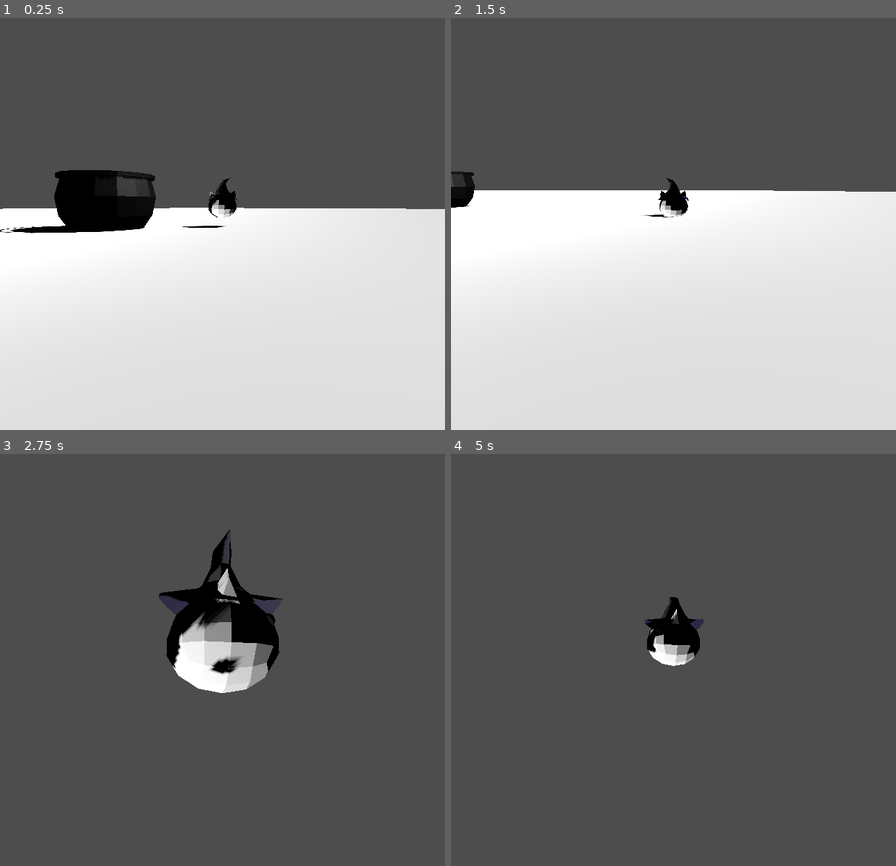
Above: before the commit, frames 1-4 (two rows, left to right).
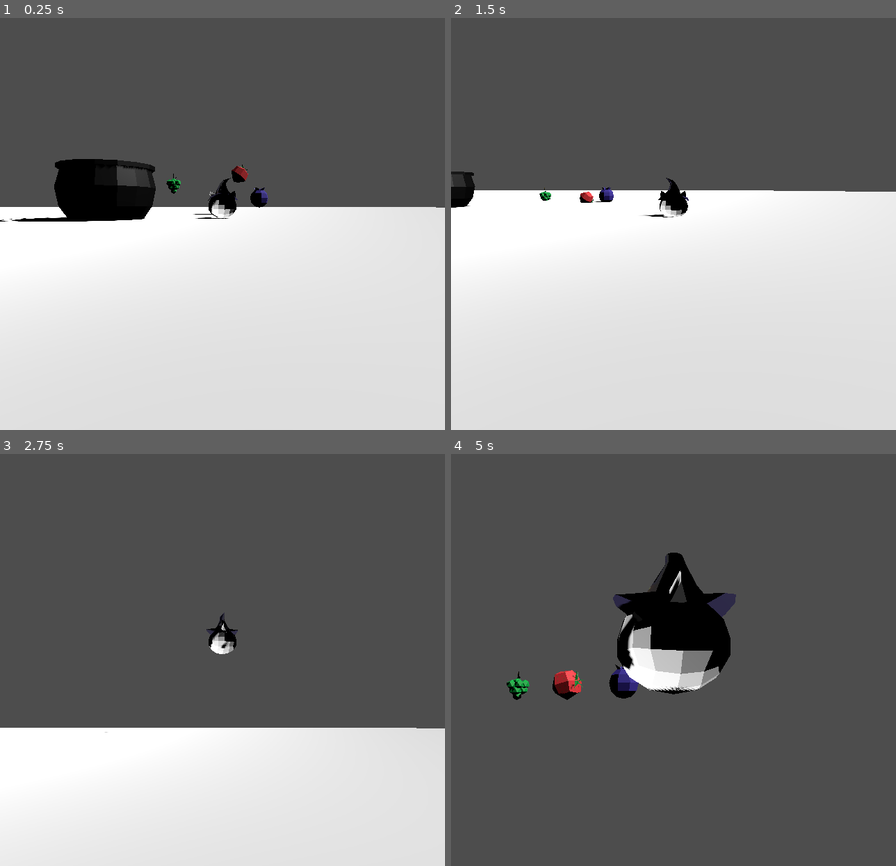
Above: after the commit, the same moments.

Repository: XMNNguyen/Godot-Wild-Jam-92
Game: Godot game, scene res://Scenes/main.tscn
The game is run twice, just before and just after one commit, with the same random seed, the same clock (stepped at 60 frames per second) and the same inputs.
Inputs (mouse positions are in pixels of both pictures, inside the frame that each line leads up to):
- Up to frame 1 (0.25 s): no input
- Up to frame 2 (1.5 s): move the mouse to (771, 182) at 0.52 s; hold D (move_right) 0.53-1.28 s; tap Shift (dash) at 0.6, 1.35 s; tap Space (jump) at 0.77 s; move the mouse to (584, 228) at 1.27 s; hold S (move_down) from 1.28 s (still down)
- Up to frame 3 (2.75 s): tap Space (jump) at 1.52 s; move the mouse to (267, 540) at 2.02 s; release S (move_down) at 2.03 s; hold D (move_right) from 2.03 s (still down); tap Shift (dash) at 2.1 s
- Up to frame 4 (5 s): move the mouse to (651, 730) at 2.77 s; release D (move_right) at 2.78 s; hold W (move_up) 2.78-3.53 s; tap Shift (dash) at 2.85, 3.6, 4.35 s; tap Space (jump) at 3.02, 3.77, 4.52 s; move the mouse to (807, 709) at 3.52 s; hold A (move_left) from 3.53 s (still down); move the mouse to (540, 573) at 4.27 s

The runs differ from the first frame. In frame 1, 2.3% of the frame differs, in the area x 0-100%, y 34-53%; in frame 2, 0.2%; in frame 3, 39%, in the area x 0-100%, y 18-100%; in frame 4, 6.2%.

Commit message:
added fruit to scene

Diff:
--- /dev/null
+++ b/godot-wild-jam-92/Scenes/Fruits/blueberry.tscn
@@ -0,0 +1,19 @@
+[gd_scene format=3 uid="uid://cud8jau4hfkei"]
+
+[ext_resource type="Script" uid="uid://qx3v4sr31i0s" path="res://Scripts/Assets/Fruits/fruit.gd" id="1_ar2up"]
+[ext_resource type="PackedScene" uid="uid://b1of5dmcdwir7" path="res://Art+Sprites/Fruit/Blueberry/Blueberry.glb" id="2_4cmrj"]
+
+[sub_resource type="SphereShape3D" id="SphereShape3D_ar2up"]
+radius = 1.0
+
+[node name="Blueberry" type="RigidBody3D" unique_id=813304657]
+collision_layer = 4
+collision_mask = 7
+script = ExtResource("1_ar2up")
+FRUIT_NAME = "blueberry"
+metadata/_custom_type_script = "uid://qx3v4sr31i0s"
+
+[node name="CollisionShape3D" type="CollisionShape3D" parent="." unique_id=168234413]
+shape = SubResource("SphereShape3D_ar2up")
+
+[node name="Blueberry" parent="." unique_id=392354424 instance=ExtResource("2_4cmrj")]
--- /dev/null
+++ b/godot-wild-jam-92/Scenes/Fruits/fruit.tscn
@@ -0,0 +1,8 @@
+[gd_scene format=3 uid="uid://byah5hywye6b5"]
+
+[ext_resource type="Script" uid="uid://qx3v4sr31i0s" path="res://Scripts/Assets/Fruits/fruit.gd" id="1_5eixl"]
+
+[node name="Fruit" type="RigidBody3D" unique_id=1471115776]
+collision_layer = 4
+collision_mask = 7
+script = ExtResource("1_5eixl")
--- /dev/null
+++ b/godot-wild-jam-92/Scenes/Fruits/grapes.tscn
@@ -0,0 +1,23 @@
+[gd_scene format=3 uid="uid://dnwn3i1ofj3i4"]
+
+[ext_resource type="Script" uid="uid://qx3v4sr31i0s" path="res://Scripts/Assets/Fruits/fruit.gd" id="1_4vh2g"]
+[ext_resource type="PackedScene" uid="uid://bmqk7fp25xkjc" path="res://Art+Sprites/Fruit/Grapes/Grapes.glb" id="2_drh6v"]
+
+[sub_resource type="CapsuleShape3D" id="CapsuleShape3D_c1k7w"]
+radius = 0.34326172
+height = 0.79003906
+
+[node name="Grapes" type="RigidBody3D" unique_id=1333117928]
+transform = Transform3D(2, 0, 0, 0, 2, 0, 0, 0, 2, 0, 0, 0)
+collision_layer = 4
+collision_mask = 5
+script = ExtResource("1_4vh2g")
+COLOR = Color(0, 1, 0, 1)
+FRUIT_NAME = "grapes"
+metadata/_custom_type_script = "uid://qx3v4sr31i0s"
+
+[node name="CollisionShape3D" type="CollisionShape3D" parent="." unique_id=1777339117]
+transform = Transform3D(1, 0, 0, 0, 1, 0, 0, 0, 1, 0, 0.25961244, 0)
+shape = SubResource("CapsuleShape3D_c1k7w")
+
+[node name="Grapes" parent="." unique_id=1348003084 instance=ExtResource("2_drh6v")]
--- /dev/null
+++ b/godot-wild-jam-92/Scenes/Fruits/strawberry.tscn
@@ -0,0 +1,25 @@
+[gd_scene format=3 uid="uid://dkawfgs4d2x2v"]
+
+[ext_resource type="Script" uid="uid://qx3v4sr31i0s" path="res://Scripts/Assets/Fruits/fruit.gd" id="1_fdkt8"]
+[ext_resource type="PackedScene" uid="uid://dqeadwlx8l1k4" path="res://Art+Sprites/Fruit/Strawberry/Strawberry.glb" id="2_yt0ye"]
+
+[sub_resource type="PhysicsMaterial" id="PhysicsMaterial_fdkt8"]
+
+[sub_resource type="CapsuleShape3D" id="CapsuleShape3D_rrufy"]
+radius = 0.7602539
+height = 1.7399902
+
+[node name="Strawberry" type="RigidBody3D" unique_id=783218628]
+collision_layer = 4
+collision_mask = 7
+physics_material_override = SubResource("PhysicsMaterial_fdkt8")
+script = ExtResource("1_fdkt8")
+COLOR = Color(1, 0, 0, 1)
+FRUIT_NAME = "Strawberry"
+metadata/_custom_type_script = "uid://qx3v4sr31i0s"
+
+[node name="CollisionShape3D" type="CollisionShape3D" parent="." unique_id=1373448003]
+transform = Transform3D(1, 0, 0, 0, 1, 0, 0, 0, 1, 0, 0.03858733, 0)
+shape = SubResource("CapsuleShape3D_rrufy")
+
+[node name="Strawberry" parent="." unique_id=1795901922 instance=ExtResource("2_yt0ye")]
--- a/godot-wild-jam-92/Scenes/main.tscn
+++ b/godot-wild-jam-92/Scenes/main.tscn
@@ -1,17 +1,23 @@
 [gd_scene format=3 uid="uid://xorhewq25ec0"]
 
 [ext_resource type="PackedScene" uid="uid://bymv4u4xnm543" path="res://Scenes/level.tscn" id="1_jjgbg"]
+[ext_resource type="PackedScene" uid="uid://dkawfgs4d2x2v" path="res://Scenes/Fruits/strawberry.tscn" id="1_jjvhh"]
 [ext_resource type="PackedScene" uid="uid://tyxyb8u2ab00" path="res://Scenes/player.tscn" id="2_bo1nx"]
 [ext_resource type="PackedScene" uid="uid://cv12mgfyr1wu0" path="res://Scenes/cauldron.tscn" id="3_8gbba"]
+[ext_resource type="PackedScene" uid="uid://dnwn3i1ofj3i4" path="res://Scenes/Fruits/grapes.tscn" id="5_kry3j"]
+[ext_resource type="PackedScene" uid="uid://cud8jau4hfkei" path="res://Scenes/Fruits/blueberry.tscn" id="6_21xkr"]
 
 [node name="Main" type="Node" unique_id=1932542925]
+
+[node name="Strawberry" parent="." unique_id=783218628 instance=ExtResource("1_jjvhh")]
+transform = Transform3D(0.80207807, 0.5972192, 0, -0.5972192, 0.80207807, 0, 0, 0, 1, 10.228358, 4.1713576, -8.1882305)
 
 [node name="Level" parent="." unique_id=1568260822 instance=ExtResource("1_jjgbg")]
 transform = Transform3D(5, 0, 0, 0, 5, 0, 0, 0, 5, -0.733078, -0.73427486, 7.201477)
 
 [node name="Player" parent="." unique_id=1612110732 instance=ExtResource("2_bo1nx")]
 transform = Transform3D(1, 0, 0, 0, 1, 0, 0, 0, 1, 7.441492, 1.2930546, 0)
-collision_layer = 0
+collision_layer = 1
 
 [node name="DirectionalLight3D" type="DirectionalLight3D" parent="." unique_id=599809789]
 transform = Transform3D(0.7084507, 0.0087208245, 0.7057064, -0.7057603, 0.008754068, 0.70839655, 0, -0.99992365, 0.012356638, -0.15108109, 20.836702, 0)
@@ -19,3 +25,9 @@
 
 [node name="Cauldron" parent="." unique_id=943779588 instance=ExtResource("3_8gbba")]
 transform = Transform3D(3, 0, 0, 0, 3, 0, 0, 0, 3, 0.022193909, 1.4951701, 0.18771744)
+
+[node name="Grapes" parent="." unique_id=1333117928 instance=ExtResource("5_kry3j")]
+transform = Transform3D(2, 0, 0, 0, 2, 0, 0, 0, 2, 3.8812208, 2.831935, -12.186027)
+
+[node name="Blueberry" parent="." unique_id=813304657 instance=ExtResource("6_21xkr")]
+transform = Transform3D(1, 0, 0, 0, 1, 0, 0, 0, 1, 13, 2, -11)
--- a/godot-wild-jam-92/Scenes/player.tscn
+++ b/godot-wild-jam-92/Scenes/player.tscn
@@ -14,6 +14,7 @@
 
 [node name="Player" type="CharacterBody3D" unique_id=1612110732]
 collision_layer = 2
+collision_mask = 3
 script = ExtResource("1_6t5aa")
 
 [node name="CameraPivot" parent="." unique_id=534410558 instance=ExtResource("1_cvnsp")]
--- /dev/null
+++ b/godot-wild-jam-92/Scripts/Assets/Fruits/fruit.gd
@@ -0,0 +1,18 @@
+class_name Fruit
+extends RigidBody3D
+
+## BASE FRUIT CLASS
+
+@export var COLOR : Color = Color.GOLD
+@export var SCORE : int = 1
+@export var FRUIT_NAME : String = "fruit"
+@export var MASS : float = 20.0
+
+
+func _ready() -> void:
+	mass = MASS
+
+
+func absorbed() -> void:
+	#TODO: insert logic for adding to cauldron score here
+	queue_free()
--- a/godot-wild-jam-92/Scripts/player.gd
+++ b/godot-wild-jam-92/Scripts/player.gd
@@ -1,8 +1,8 @@
 extends CharacterBody3D
 
 @export var SPEED : float = 10.0
-@export var JUMP_VELOCITY : float = 4.5
-@export var GRAVITY : float = 500
+@export var JUMP_VELOCITY : float = 20
+@export var GRAVITY : float = 30
 @export var CAMERA_ZOOM_RATIO : float = 0.75
 @export var DASH_SPEED : float = 5.0
 @export var ACCELERATION : float = 15.0
@@ -16,11 +16,13 @@
 var can_dash = true
 var dashing = false
 
+
 func _ready() -> void:
-	#signals.killed_mob.connect(increase_score)
-	pass
+	PhysicsServer3D.area_set_param(get_viewport().find_world_3d().space, PhysicsServer3D.AREA_PARAM_GRAVITY, GRAVITY)
+
 
 func _physics_process(delta: float) -> void:
+	print(get_gravity())
 	# Add the gravity.
 	if not is_on_floor():
 		velocity += get_gravity() * delta
--- a/godot-wild-jam-92/project.godot
+++ b/godot-wild-jam-92/project.godot
@@ -59,6 +59,13 @@
 ]
 }
 
+[layer_names]
+
+3d_physics/layer_1="World"
+3d_physics/layer_2="Player"
+3d_physics/layer_3="Items"
+3d_physics/layer_4="Enemies"
+
 [physics]
 
 3d/physics_engine="Jolt Physics"
Not shown, added: godot-wild-jam-92/Scripts/Assets/Fruits/fruit.gd.uid
